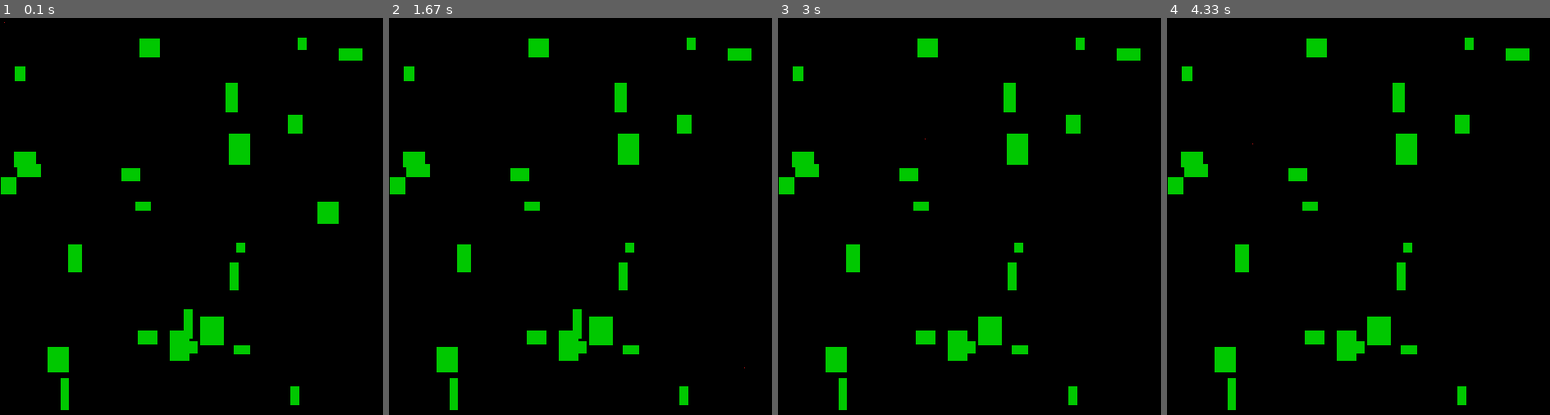
Above: before the commit, frames 1-4 (left to right).
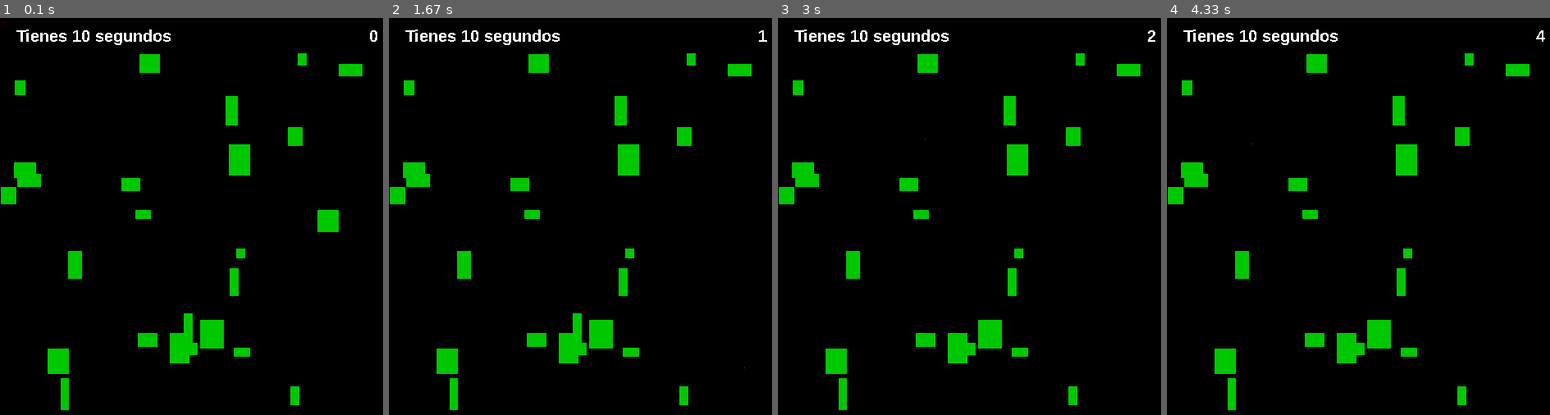
Above: after the commit, the same moments.

Repository: marcmascarell/pygame_tests
Game: pygame game, started from game.py
The game is run twice, just before and just after one commit, with the same random seed, the same clock (stepped at 60 frames per second) and the same inputs. The source is Python 2; it was converted automatically to run under Python 3.
Inputs (mouse positions are in pixels of both pictures, inside the frame that each line leads up to):
- Up to frame 1 (0.1 s): no input
- Up to frame 2 (1.67 s): click (726, 212) at 0.4 s; click (595, 248) at 0.73 s; click (465, 160) at 1.07 s; click (745, 367) at 1.4 s
- Up to frame 3 (3 s): click (992, 85) at 1.73 s; click (965, 331) at 2.07 s; click (969, 152) at 2.4 s; click (923, 137) at 2.73 s
- Up to frame 4 (4.33 s): click (1481, 188) at 3.07 s; click (1500, 212) at 3.4 s; click (1458, 149) at 3.73 s; click (1251, 145) at 4.07 s

The runs differ from the first frame. In frame 1, 4.2% of the frame differs, in the area x 0-99%, y 2-90%; in frame 2, 4.0%; in frame 3, 4.0%; in frame 4, 4.0%.

Commit message:
font fix, rectangles do not overlap text anymore

Diff:
--- a/game.py
+++ b/game.py
@@ -7,7 +7,7 @@
 running = True
 time = pygame.time.Clock()
 
-la_font = pygame.font.SysFont("Arial", 16, True, False)
+la_font = pygame.font.SysFont("Arial", 20, True, False)
 
 info = la_font.render("Tienes 10 segundos",0,(255,255,255))
 
@@ -25,7 +25,7 @@
     w = random.randrange(10,30)
     h = random.randrange(10,40)
     x = random.randrange(450)
-    y = random.randrange(450)
+    y = random.randrange(20,450)
     listarec.append(pygame.Rect(x, y, w, h))
 
 while running == True:
@@ -42,13 +42,15 @@
     print pygame.time.get_ticks()/1000
     seconds = pygame.time.get_ticks()/1000
     seconds = str(seconds)
-    contador = la_font.render(seconds,0,(0,0,230))
+    contador = la_font.render(seconds,0,(255,255,255))
 
-    screen.blit(info, (100, 10))
-    screen.blit(contador, (400, 10))
-    (r1.center) = pygame.mouse.get_pos()
+
+    r1.center = pygame.mouse.get_pos()
 
     screen.fill((0,0,0))
+    screen.blit(info, (20, 10))
+    screen.blit(contador, (450, 10))
+
     for recs in listarec:
         pygame.draw.rect(screen,(0,200,0), recs)
     pygame.draw.rect(screen,(200,20,20), r1)
